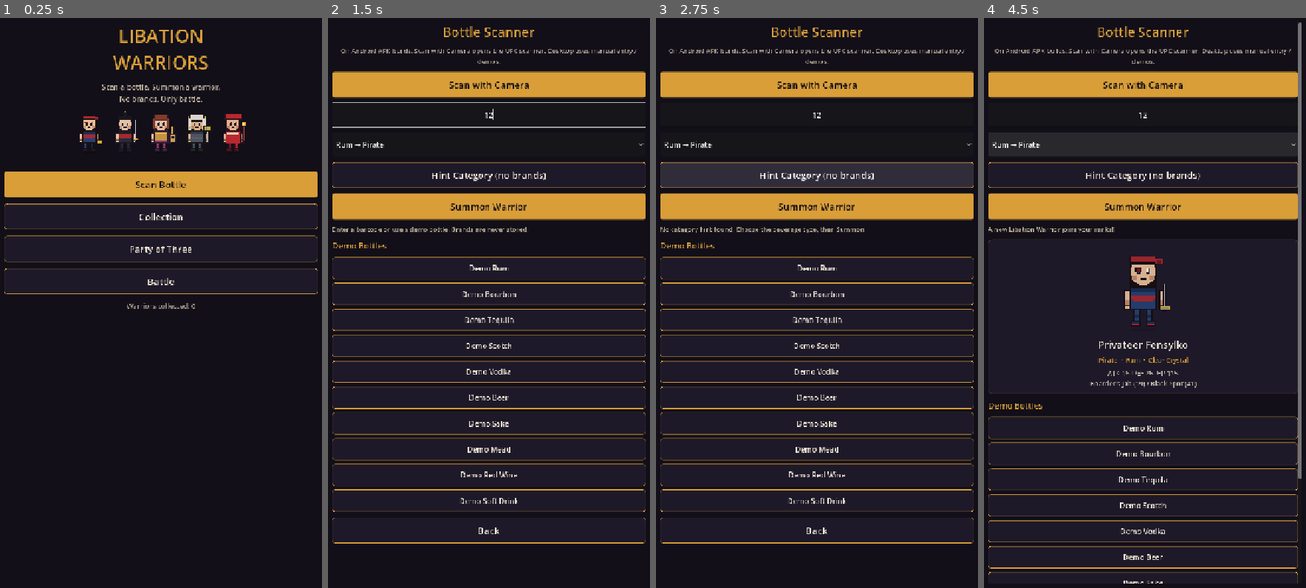
Above: before the commit, frames 1-4 (left to right).
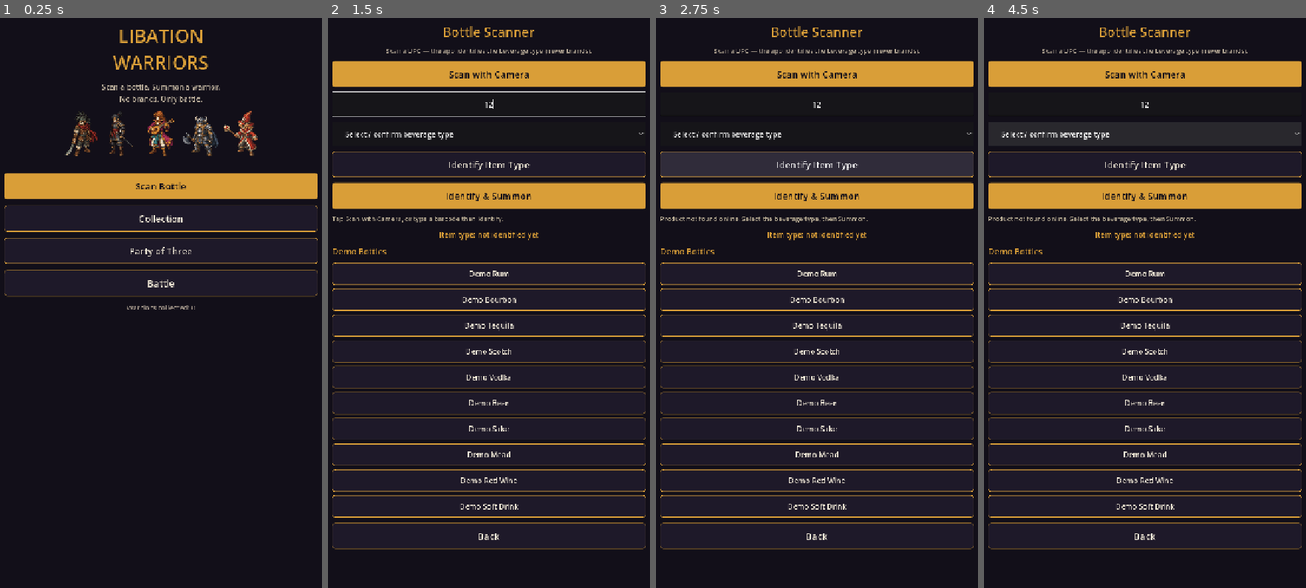
Above: after the commit, the same moments.

Repository: rgarn023/LibationWarriors
Game: Godot game, scene res://scenes/main_menu.tscn
Same seed, same stepped clock (60 frames per second), same inputs: the game is played once before the commit and once after it.
Inputs (mouse positions are in pixels of both pictures, inside the frame that each line leads up to):
- Up to frame 1 (0.25 s): no input
- Up to frame 2 (1.5 s): click "Scan Bottle" at 0.5 s; click (489, 114) at 1.27 s; type "12" at 1.35 s
- Up to frame 3 (2.75 s): click "Hint Category (no brands)" (after the commit: "Identify Item Type") at 2 s
- Up to frame 4 (4.5 s): click "Summon Warrior" (after the commit: "Identify & Summon") at 2.75 s; click "Rum → Pirate" (after the commit: "— Select / confirm beverage t…") at 3.5 s; click "Rum → Pirate" (after the commit: "— Select / confirm beverage t…") at 4.25 s

The runs differ from the first frame. In frame 1, 5.6% of the frame differs, in the area x 1-99%, y 16-52%; in frame 2, 20%; in frame 3, 22%; in frame 4, 22%, in the area x 1-99%, y 0-100%.

Commit message:
Fix beverage identification and ship Chrono Trigger-style sprites
- Identify item type from barcode via Open Food Facts before summoning
- Soft drinks (e.g. sodas) map to Nimrod; no longer default to Rum
- Require type confirmation; auto-identify then summon after camera scan
- Replace warriors with SNES/Chrono Trigger-quality 16-bit sprites
- Update app icon and APK to 1.2.0

Co-authored-by: rgarn023 <rgarn023@users.noreply.github.com>

Diff:
--- a/project.godot
+++ b/project.godot
@@ -5,7 +5,7 @@
 
 config/name="Libation Warriors"
 config/description="Scan bottles to summon unique 16-bit libation warriors. Collect, form parties of three, and battle locally or online."
-config/version="1.1.1"
+config/version="1.2.0"
 run/main_scene="res://scenes/main_menu.tscn"
 config/features=PackedStringArray("4.7", "Mobile")
 config/icon="res://assets/icons/app_icon.png"
--- a/scenes/scanner.tscn
+++ b/scenes/scanner.tscn
@@ -80,13 +80,13 @@
 unique_name_in_owner = true
 custom_minimum_size = Vector2(0, 52)
 layout_mode = 2
-text = "Hint Category (no brands)"
+text = "Identify Item Type"
 
 [node name="BtnScan" type="Button" parent="SafeRoot/Scroll/VBox"]
 unique_name_in_owner = true
 custom_minimum_size = Vector2(0, 56)
 layout_mode = 2
-text = "Summon Warrior"
+text = "Identify & Summon"
 
 [node name="StatusLabel" type="Label" parent="SafeRoot/Scroll/VBox"]
 unique_name_in_owner = true
@@ -94,6 +94,15 @@
 theme_override_colors/font_color = Color(0.75, 0.7, 0.6, 1)
 theme_override_font_sizes/font_size = 14
 autowrap_mode = 3
+
+[node name="IdentifiedLabel" type="Label" parent="SafeRoot/Scroll/VBox"]
+unique_name_in_owner = true
+layout_mode = 2
+theme_override_colors/font_color = Color(0.85, 0.62, 0.22, 1)
+theme_override_font_sizes/font_size = 16
+text = "Item type: not identified yet"
+autowrap_mode = 3
+horizontal_alignment = 1
 
 [node name="ResultPanel" type="PanelContainer" parent="SafeRoot/Scroll/VBox"]
 unique_name_in_owner = true
--- a/scripts/autoload/warrior_factory.gd
+++ b/scripts/autoload/warrior_factory.gd
@@ -24,7 +24,6 @@
 	var prefixes: Array = FactionData.NAME_PREFIXES.get(faction, ["Warrior"])
 	var prefix: String = prefixes[rng.randi() % prefixes.size()]
 	var suffix: String = FactionData.NAME_SUFFIXES[rng.randi() % FactionData.NAME_SUFFIXES.size()]
-	# Encode a short unique token from barcode so same liquor/different codes differ.
 	var token := _token_from_seed(seed)
 	warrior.name = "%s %s" % [prefix, token]
 	if rng.randf() < 0.45:
@@ -35,7 +34,6 @@
 	warrior.tint_primary = palette["primary"]
 	warrior.tint_secondary = palette["secondary"]
 
-	# Stats unique per barcode; faction nudges the spread.
 	var atk_bias := _faction_atk_bias(faction)
 	var def_bias := _faction_def_bias(faction)
 	warrior.attack = clampi(12 + rng.randi_range(0, 28) + atk_bias, 8, 48)
@@ -85,46 +83,169 @@
 			return 0
 
 
-## Best-effort classification hints from Open Food Facts-style keywords.
-## Never returns or displays brand names.
-func classify_from_keywords(text: String) -> int:
-	var t := text.to_lower()
-	if t.is_empty():
+func _has_word(hay: String, needle: String) -> bool:
+	## Match whole token/tag fragments so "rum" does not hit unrelated text wrongly,
+	## while still matching OFF tags like "en:rums" / "dark-rum".
+	if needle.is_empty() or hay.is_empty():
+		return false
+	if hay == needle:
+		return true
+	# Tag / hyphen / underscore / punctuation boundaries.
+	var markers := [" ", "-", "_", ":", "/", ",", ";", "(", ")", "[", "]", "."]
+	if (" " + hay + " ").find(" " + needle + " ") >= 0:
+		return true
+	for m in markers:
+		if hay.find(m + needle + m) >= 0:
+			return true
+		if hay.begins_with(needle + m) or hay.ends_with(m + needle):
+			return true
+		if hay.find(m + needle + "s" + m) >= 0 or hay.find(m + needle + "s") >= 0:
+			return true
+		if hay.ends_with(m + needle + "s") or hay == needle + "s":
+			return true
+	# Compact tag forms: en:soft-drinks, en:non-alcoholic-beverages
+	if hay.find(needle) >= 0:
+		# Reject accidental substring inside longer alpha words (e.g. "forum").
+		var idx := 0
+		while true:
+			var at := hay.find(needle, idx)
+			if at < 0:
+				break
+			var before_ok := at == 0 or not _is_alpha(hay.unicode_at(at - 1))
+			var after_i := at + needle.length()
+			var after_ok := after_i >= hay.length() or not _is_alpha(hay.unicode_at(after_i))
+			# Allow plural trailing s
+			if after_i < hay.length() and hay.unicode_at(after_i) == "s".unicode_at(0):
+				var after2 := after_i + 1
+				after_ok = after2 >= hay.length() or not _is_alpha(hay.unicode_at(after2))
+			if before_ok and after_ok:
+				return true
+			idx = at + 1
+	return false
+
+
+func _is_alpha(code: int) -> bool:
+	return (code >= 65 and code <= 90) or (code >= 97 and code <= 122)
+
+
+func _has_any(hay: String, needles: Array) -> bool:
+	for n in needles:
+		if _has_word(hay, str(n)):
+			return true
+	return false
+
+
+## Classify beverage TYPE from product metadata. Never for display of brand names.
+## Returns FactionData.Category or -1 if unknown.
+func classify_from_keywords(text: String, alcohol_percent: float = -1.0) -> int:
+	var t := text.to_lower().replace("_", "-")
+	if t.is_empty() and alcohol_percent < 0.0:
 		return -1
-	# Non-alcoholic first
-	if "non-alcoholic" in t or "nonalcoholic" in t or "alcohol free" in t or "soda" in t or "soft drink" in t or "juice" in t or "water" in t and "tonic" not in t:
-		if "beer" in t or "wine" in t or "spirit" in t:
-			pass
-		else:
-			return FactionData.Category.NON_ALCOHOLIC
-	if "rum" in t:
+
+	# Explicit zero / near-zero alcohol → non-alcoholic.
+	if alcohol_percent >= 0.0 and alcohol_percent < 0.5:
+		return FactionData.Category.NON_ALCOHOLIC
+
+	var non_alc := [
+		"non-alcoholic", "nonalcoholic", "alcohol-free", "alcohol free",
+		"soft-drink", "soft-drinks", "soda", "sodas", "cola", "colas",
+		"lemonade", "lemonades", "energy-drink", "energy-drinks",
+		"sport-drink", "sports-drink", "sports-drinks",
+		"carbonated-drink", "carbonated-drinks", "fizzy",
+		"juice", "juices", "nectar", "smoothie",
+		"water", "waters", "sparkling-water", "still-water", "mineral-water",
+		"tea", "teas", "coffee", "coffees", "milk", "dairy-drink",
+		"beverage-preparation", "drinkable-yogurt",
+		"tonic-water", # non-alc mixer unless marked alcoholic elsewhere
+	]
+	var alcoholic_conflict := ["beer", "wine", "spirit", "spirits", "rum", "vodka", "whisky", "whiskey", "liqueur", "cider"]
+
+	if _has_any(t, non_alc):
+		# Soft drinks / sodas / waters win unless clearly alcoholic beverage too.
+		if not _has_any(t, alcoholic_conflict) or _has_any(t, ["non-alcoholic", "nonalcoholic", "alcohol-free", "alcohol free"]):
+			# Exception: tonic water with gin context stays gin; plain tonic → non-alc.
+			if _has_word(t, "gin") and _has_word(t, "tonic") and not _has_any(t, ["soft-drink", "soft-drinks", "soda", "sodas"]):
+				pass
+			else:
+				return FactionData.Category.NON_ALCOHOLIC
+
+	# Strong spirits — order matters (specific before generic).
+	if _has_any(t, ["rum", "rums", "dark-rum", "white-rum", "spiced-rum"]):
 		return FactionData.Category.RUM
-	if "bourbon" in t or "whiskey" in t and "scotch" not in t and "irish" not in t:
+	if _has_any(t, ["bourbon", "bourbons"]):
 		return FactionData.Category.BOURBON
-	if "tequila" in t or "mezcal" in t:
+	if _has_any(t, ["tequila", "tequilas", "mezcal", "mezcals"]):
 		return FactionData.Category.TEQUILA
-	if "scotch" in t or "single malt" in t:
+	if _has_any(t, ["scotch", "single-malt", "single malt"]):
 		return FactionData.Category.SCOTCH
-	if "vodka" in t:
+	if _has_any(t, ["vodka", "vodkas"]):
 		return FactionData.Category.VODKA
-	if "brandy" in t or "cognac" in t or "armagnac" in t:
+	if _has_any(t, ["brandy", "brandies", "cognac", "cognacs", "armagnac"]):
 		return FactionData.Category.BRANDY
-	if "gin" in t and "ginger" not in t:
-		return FactionData.Category.GIN
-	if "liqueur" in t or "cordial" in t or "cocktail" in t or "ready to drink" in t or "rtd" in t:
+	# Gin: avoid ginger / virginia edge-cases via word match.
+	if _has_word(t, "gin") or _has_word(t, "gins") or _has_word(t, "genever"):
+		if not _has_any(t, ["ginger", "virginia"]):
+			return FactionData.Category.GIN
+	if _has_any(t, ["liqueur", "liqueurs", "cordial", "cordials", "cocktail", "cocktails", "ready-to-drink", "rtd", "alcopop", "alcopops"]):
 		return FactionData.Category.LIQUEUR
-	if "red wine" in t or ("wine" in t and ("cabernet" in t or "merlot" in t or "pinot noir" in t or "syrah" in t or "malbec" in t or "zinfandel" in t)):
+
+	# Wines
+	if _has_any(t, ["red-wine", "red wine"]) or (_has_word(t, "wine") and _has_any(t, ["cabernet", "merlot", "pinot-noir", "pinot noir", "syrah", "shiraz", "malbec", "zinfandel", "tempranillo", "sangiovese"])):
 		return FactionData.Category.RED_WINE
-	if "white wine" in t or ("wine" in t and ("chardonnay" in t or "sauvignon" in t or "riesling" in t or "pinot grigio" in t or "pinot gris" in t)):
+	if _has_any(t, ["white-wine", "white wine"]) or (_has_word(t, "wine") and _has_any(t, ["chardonnay", "sauvignon", "riesling", "pinot-grigio", "pinot grigio", "pinot-gris", "pinot gris", "moscato"])):
 		return FactionData.Category.WHITE_WINE
-	if "wine" in t or "champagne" in t or "prosecco" in t or "sparkling" in t:
-		return FactionData.Category.OTHER_WINE
-	if "beer" in t or "ale" in t or "lager" in t or "ipa" in t or "stout" in t or "porter" in t:
+	if _has_any(t, ["wine", "wines", "champagne", "prosecco", "cava", "sparkling-wine", "sparkling wine", "rose-wine", "rosé", "rose"]):
+		# Avoid classifying plain "sparkling" soft drinks as wine (already handled above).
+		if not _has_any(t, ["soft-drink", "soft-drinks", "soda", "sodas", "cola"]):
+			return FactionData.Category.OTHER_WINE
+
+	if _has_any(t, ["beer", "beers", "ale", "ales", "lager", "lagers", "ipa", "stout", "porter", "porters", "pilsner", "cider", "ciders"]):
 		return FactionData.Category.BEER
-	if "sake" in t or "nihonshu" in t:
+	if _has_any(t, ["sake", "sakes", "nihonshu"]):
 		return FactionData.Category.SAKE
-	if "mead" in t:
+	if _has_any(t, ["mead", "meads"]):
 		return FactionData.Category.MEAD
-	if "whisky" in t or "whiskey" in t or "spirit" in t or "alcohol" in t:
+
+	# Generic alcohol leftovers
+	if alcohol_percent >= 0.5:
 		return FactionData.Category.OTHER_ALCOHOL
+	if _has_any(t, ["whisky", "whiskey", "spirit", "spirits", "liquor", "distilled", "alcoholic-beverage", "alcoholic-beverages", "alcohol"]):
+		# "alcohol" tag alone with soft-drink already returned; remaining → other alcohol
+		if not _has_any(t, non_alc):
+			return FactionData.Category.OTHER_ALCOHOL
+
 	return -1
+
+
+## Build a classification blob from an Open Food Facts (or similar) product dict.
+## Includes product_name only for matching — callers must never show brand text.
+func classify_product_dict(product: Dictionary) -> Dictionary:
+	var blob := ""
+	blob += str(product.get("categories", "")) + " "
+	blob += str(product.get("generic_name", "")) + " "
+	blob += str(product.get("product_name", "")) + " " # classify only
+	blob += str(product.get("product_name_en", "")) + " "
+	for t in product.get("categories_tags", []):
+		blob += str(t) + " "
+	for t in product.get("labels_tags", []):
+		blob += str(t) + " "
+	for t in product.get("ingredients_analysis_tags", []):
+		blob += str(t) + " "
+	# Alcohol % from nutriments if present
+	var alcohol := -1.0
+	if product.has("alcohol_100g"):
+		alcohol = float(product.get("alcohol_100g"))
+	var nutriments: Variant = product.get("nutriments", {})
+	if typeof(nutriments) == TYPE_DICTIONARY:
+		if nutriments.has("alcohol") or nutriments.has("alcohol_100g"):
+			alcohol = float(nutriments.get("alcohol", nutriments.get("alcohol_100g", alcohol)))
+	var cat := classify_from_keywords(blob, alcohol)
+	var type_label := ""
+	if cat >= 0:
+		type_label = FactionData.category_label(cat)
+	return {
+		"category": cat,
+		"type_label": type_label,
+		"alcohol_percent": alcohol,
+		"confident": cat >= 0,
+	}
--- a/scripts/ui/battle.gd
+++ b/scripts/ui/battle.gd
@@ -85,7 +85,7 @@
 	panel.add_child(v)
 	var tr := TextureRect.new()
 	tr.texture = UITheme.load_texture(w.preview_path())
-	tr.custom_minimum_size = Vector2(64, 88)
+	tr.custom_minimum_size = Vector2(72, 96)
 	tr.expand_mode = TextureRect.EXPAND_IGNORE_SIZE
 	tr.stretch_mode = TextureRect.STRETCH_KEEP_ASPECT_CENTERED
 	tr.texture_filter = CanvasItem.TEXTURE_FILTER_NEAREST
--- a/scripts/ui/main_menu.gd
+++ b/scripts/ui/main_menu.gd
@@ -40,7 +40,7 @@
 			continue
 		var tr := TextureRect.new()
 		tr.texture = tex
-		tr.custom_minimum_size = Vector2(72, 96)
+		tr.custom_minimum_size = Vector2(80, 100)
 		tr.expand_mode = TextureRect.EXPAND_IGNORE_SIZE
 		tr.stretch_mode = TextureRect.STRETCH_KEEP_ASPECT_CENTERED
 		tr.texture_filter = CanvasItem.TEXTURE_FILTER_NEAREST
--- a/scripts/ui/scanner.gd
+++ b/scripts/ui/scanner.gd
@@ -1,10 +1,11 @@
 extends Control
-## Bottle UPC scanner: camera scan on Android + manual entry. Brands never stored.
+## Bottle UPC scanner with automatic product-type identification (no brand display).
 
 @onready var safe_root: Control = %SafeRoot
 @onready var barcode_input: LineEdit = %BarcodeInput
 @onready var category_option: OptionButton = %CategoryOption
 @onready var status_label: Label = %StatusLabel
+@onready var identified_label: Label = %IdentifiedLabel
 @onready var result_panel: PanelContainer = %ResultPanel
 @onready var result_name: Label = %ResultName
 @onready var result_faction: Label = %ResultFaction
@@ -19,6 +20,10 @@
 @onready var camera_hint: Label = %CameraHint
 
 var _categories: Array = []
+var _identified_category: int = -1
+var _lookup_pending := false
+var _auto_summon_after_lookup := false
+var _lookup_code := ""
 
 
 func _ready() -> void:
@@ -29,12 +34,14 @@
 	UITheme.style_button(btn_back)
 	UITheme.style_panel(result_panel)
 	result_panel.visible = false
+	identified_label.text = "Item type: not identified yet"
 	_populate_categories()
 	_populate_demos()
 	btn_camera.pressed.connect(_on_camera_pressed)
 	btn_scan.pressed.connect(_on_scan_pressed)
 	btn_lookup.pressed.connect(_on_lookup_pressed)
 	btn_back.pressed.connect(func(): get_tree().change_scene_to_file("res://scenes/main_menu.tscn"))
+	category_option.item_selected.connect(_on_category_chosen)
 	http.request_completed.connect(_on_http_completed)
 	UpcScanner.barcode_scanned.connect(_on_camera_barcode)
 	UpcScanner.scan_cancelled.connect(func(): status_label.text = "Camera scan cancelled.")
@@ -45,25 +52,22 @@
 
 
 func _update_camera_ui() -> void:
-	if UpcScanner.can_scan_camera():
-		btn_camera.disabled = false
-		camera_hint.text = "Point your camera at the bottle UPC. Brands are never saved."
-		status_label.text = "Tap Scan with Camera, or type a barcode."
-	else:
-		btn_camera.disabled = false  # still attempt; shows clear error if missing
-		camera_hint.text = "On Android APK builds, Scan with Camera opens the UPC scanner. Desktop uses manual entry / demos."
-		status_label.text = "Enter a barcode or use a demo bottle. Brands are never stored."
+	camera_hint.text = "Scan a UPC — the app identifies the beverage type (never brands)."
+	status_label.text = "Tap Scan with Camera, or type a barcode then Identify."
 
 
 func _populate_categories() -> void:
 	category_option.clear()
 	_categories.clear()
+	category_option.add_item("— Select / confirm beverage type —")
+	_categories.append(-1)
 	var keys := FactionData.CATEGORY_LABELS.keys()
 	keys.sort()
 	for cat in keys:
 		_categories.append(cat)
 		var faction := FactionData.faction_for_category(cat)
 		category_option.add_item("%s → %s" % [FactionData.category_label(cat), FactionData.faction_label(faction)])
+	category_option.select(0)
 
 
 func _populate_demos() -> void:
@@ -89,23 +93,51 @@
 		var cat: int = d.cat
 		b.pressed.connect(func():
 			barcode_input.text = code
-			_select_category(cat)
+			_apply_identification(cat, true)
 			_summon(code, cat)
 		)
 		demo_box.add_child(b)
 
 
+func _on_category_chosen(index: int) -> void:
+	if index <= 0 or index >= _categories.size():
+		_identified_category = -1
+		identified_label.text = "Item type: not identified yet"
+		return
+	_identified_category = int(_categories[index])
+	identified_label.text = "Item type: %s → %s" % [
+		FactionData.category_label(_identified_category),
+		FactionData.faction_label(FactionData.faction_for_category(_identified_category)),
+	]
+
+
 func _select_category(cat: int) -> void:
 	for i in _categories.size():
-		if _categories[i] == cat:
+		if int(_categories[i]) == cat:
 			category_option.select(i)
+			_identified_category = cat
 			return
 
 
+func _apply_identification(cat: int, confident: bool) -> void:
+	_select_category(cat)
+	var faction := FactionData.faction_for_category(cat)
+	identified_label.text = "Identified: %s → %s warrior" % [
+		FactionData.category_label(cat),
+		FactionData.faction_label(faction),
+	]
+	if confident:
+		status_label.text = "Identified as %s. Summoning..." % FactionData.category_label(cat)
+	else:
+		status_label.text = "Type set to %s. Tap Summon Warrior." % FactionData.category_label(cat)
+
+
 func _selected_category() -> int:
+	if _identified_category >= 0:
+		return _identified_category
 	var idx := category_option.selected
-	if idx < 0 or idx >= _categories.size():
-		return FactionData.Category.OTHER_ALCOHOL
+	if idx <= 0 or idx >= _categories.size():
+		return -1
 	return int(_categories[idx])
 
 
@@ -117,8 +149,11 @@
 func _on_camera_barcode(code: String) -> void:
 	var clean := code.strip_edges()
 	barcode_input.text = clean
-	status_label.text = "UPC captured. Confirm beverage type, then Summon Warrior."
-	# Best-effort category hint without showing brands.
+	_identified_category = -1
+	category_option.select(0)
+	identified_label.text = "Identifying scanned item..."
+	status_label.text = "UPC captured. Identifying beverage type..."
+	_auto_summon_after_lookup = true
 	_pending_lookup(clean)
 
 
@@ -127,7 +162,13 @@
 	if code.is_empty():
 		status_label.text = "Scan or enter a barcode first."
 		return
-	_summon(code, _selected_category())
+	var cat := _selected_category()
+	if cat < 0:
+		# Identify first, then summon.
+		_auto_summon_after_lookup = true
+		_pending_lookup(code)
+		return
+	_summon(code, cat)
 
 
 func _on_lookup_pressed() -> void:
@@ -135,45 +176,57 @@
 	if code.is_empty():
 		status_label.text = "Enter or scan a barcode first."
 		return
+	_auto_summon_after_lookup = false
 	_pending_lookup(code)
 
 
 func _pending_lookup(code: String) -> void:
-	status_label.text = "Looking up beverage category (brands hidden)..."
-	var url := "https://world.openfoodfacts.org/api/v2/product/%s.json?fields=categories_tags,categories,generic_name,labels_tags" % code.uri_encode()
+	if _lookup_pending:
+		http.cancel_request()
+	_lookup_pending = true
+	_lookup_code = code
+	status_label.text = "Looking up item type (brands never shown)..."
+	var fields := "categories_tags,categories,generic_name,labels_tags,product_name,product_name_en,alcohol_100g,nutriments,ingredients_analysis_tags"
+	var url := "https://world.openfoodfacts.org/api/v2/product/%s.json?fields=%s" % [code.uri_encode(), fields.uri_encode()]
 	var err := http.request(url)
 	if err != OK:
-		status_label.text = "Lookup failed to start. Pick a category manually, then Summon."
+		_lookup_pending = false
+		_auto_summon_after_lookup = false
+		status_label.text = "Lookup failed to start. Select the beverage type manually, then Summon."
 
 
 func _on_http_completed(_result: int, response_code: int, _headers: PackedStringArray, body: PackedByteArray) -> void:
+	_lookup_pending = false
+	var code := _lookup_code
+	var want_summon := _auto_summon_after_lookup
+	_auto_summon_after_lookup = false
+
 	if response_code != 200:
-		status_label.text = "No category hint found. Choose the beverage type, then Summon."
+		status_label.text = "Product not found online. Select the beverage type, then Summon."
 		return
 	var parsed = JSON.parse_string(body.get_string_from_utf8())
 	if typeof(parsed) != TYPE_DICTIONARY:
-		status_label.text = "Lookup parse error. Choose category manually."
+		status_label.text = "Lookup parse error. Select type manually."
+		return
+	if int(parsed.get("status", 0)) != 1:
+		status_label.text = "Unknown barcode. Select the beverage type, then Summon."
 		return
 	var product: Dictionary = parsed.get("product", {})
-	var blob := ""
-	blob += str(product.get("categories", "")) + " "
-	for t in product.get("categories_tags", []):
-		blob += str(t) + " "
-	blob += str(product.get("generic_name", "")) + " "
-	for t in product.get("labels_tags", []):
-		blob += str(t) + " "
-	var cat := WarriorFactory.classify_from_keywords(blob)
+	var info: Dictionary = WarriorFactory.classify_product_dict(product)
+	var cat: int = int(info.get("category", -1))
 	if cat < 0:
-		status_label.text = "Could not classify beverage. Select type, then Summon."
-		return
-	_select_category(cat)
-	status_label.text = "Category hint: %s → %s. Tap Summon Warrior." % [
-		FactionData.category_label(cat),
-		FactionData.faction_label(FactionData.faction_for_category(cat)),
-	]
+		status_label.text = "Could not classify this item. Select type manually, then Summon."
+		identified_label.text = "Item type: unknown — please select"
+		return
+	_apply_identification(cat, true)
+	if want_summon and not code.is_empty():
+		_summon(code, cat)
 
 
 func _summon(code: String, category: int) -> void:
+	if category < 0:
+		status_label.text = "Identify or select a beverage type first."
+		return
 	if GameState.has_warrior(code):
 		var existing := GameState.get_warrior(code)
 		_show_result(existing, true)
@@ -183,7 +236,10 @@
 	var result := GameState.unlock_warrior(warrior)
 	if result.ok:
 		_show_result(warrior, false)
-		status_label.text = "A new Libation Warrior joins your ranks!"
+		status_label.text = "Identified %s → summoned %s!" % [
+			FactionData.category_label(category),
+			warrior.name,
+		]
 	else:
 		status_label.text = "Could not unlock warrior."
 
@@ -205,10 +261,11 @@
 	var tex := UITheme.load_texture(warrior.preview_path())
 	result_sprite.texture = tex
 	result_sprite.texture_filter = CanvasItem.TEXTURE_FILTER_NEAREST
-	result_sprite.custom_minimum_size = Vector2(144, 192)
+	result_sprite.custom_minimum_size = Vector2(180, 220)
+	# Keep sprite colors authentic — light bottle tint only
 	result_sprite.modulate = Color(
-		warrior.tint_primary.r * 0.35 + 0.65,
-		warrior.tint_primary.g * 0.35 + 0.65,
-		warrior.tint_primary.b * 0.35 + 0.65,
+		warrior.tint_primary.r * 0.2 + 0.8,
+		warrior.tint_primary.g * 0.2 + 0.8,
+		warrior.tint_primary.b * 0.2 + 0.8,
 		1.0
 	)
Binary file changed: assets/icons/adaptive_foreground_432.png
Binary file changed: assets/icons/app_icon.png
Binary file changed: assets/icons/app_icon_128.png
Binary file changed: assets/icons/app_icon_256.png
Binary file changed: assets/icons/icon_192.png
Binary file changed: assets/sprites/alchemist.png
Binary file changed: assets/sprites/alchemist_preview.png
Binary file changed: assets/sprites/alchemist_sheet.png
Binary file changed: assets/sprites/bandit.png
Binary file changed: assets/sprites/bandit_preview.png
Binary file changed: assets/sprites/bandit_sheet.png
Binary file changed: assets/sprites/barbarian.png
(and 47 more such lines)
